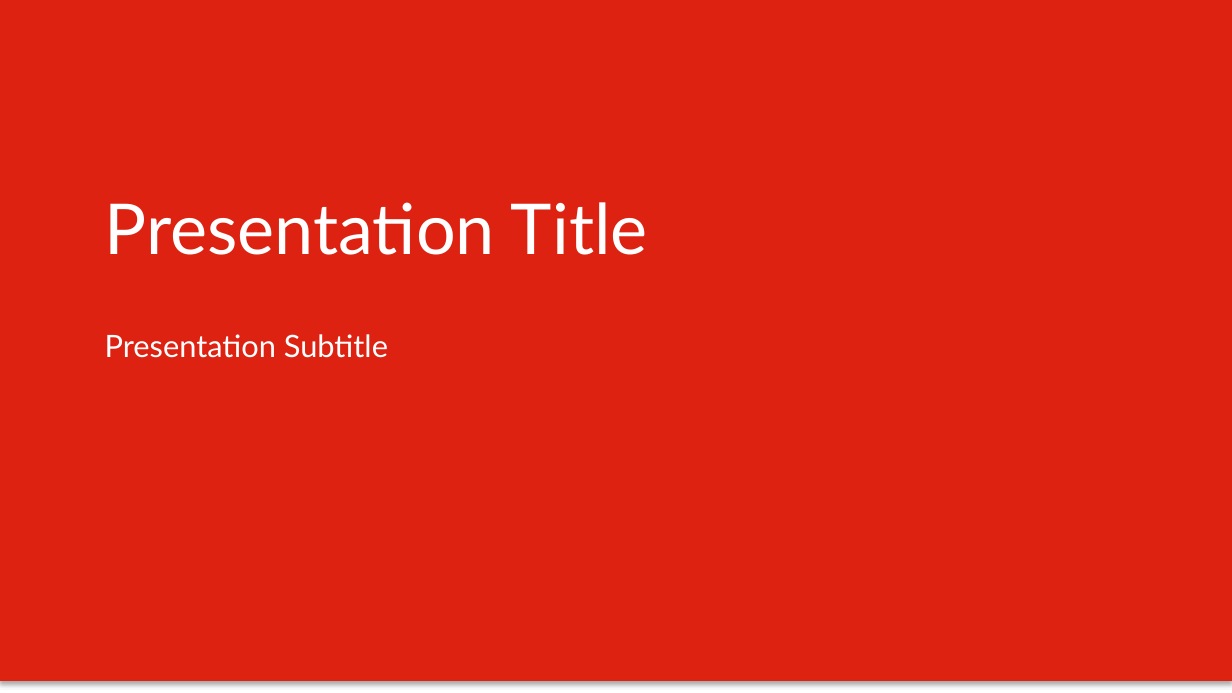
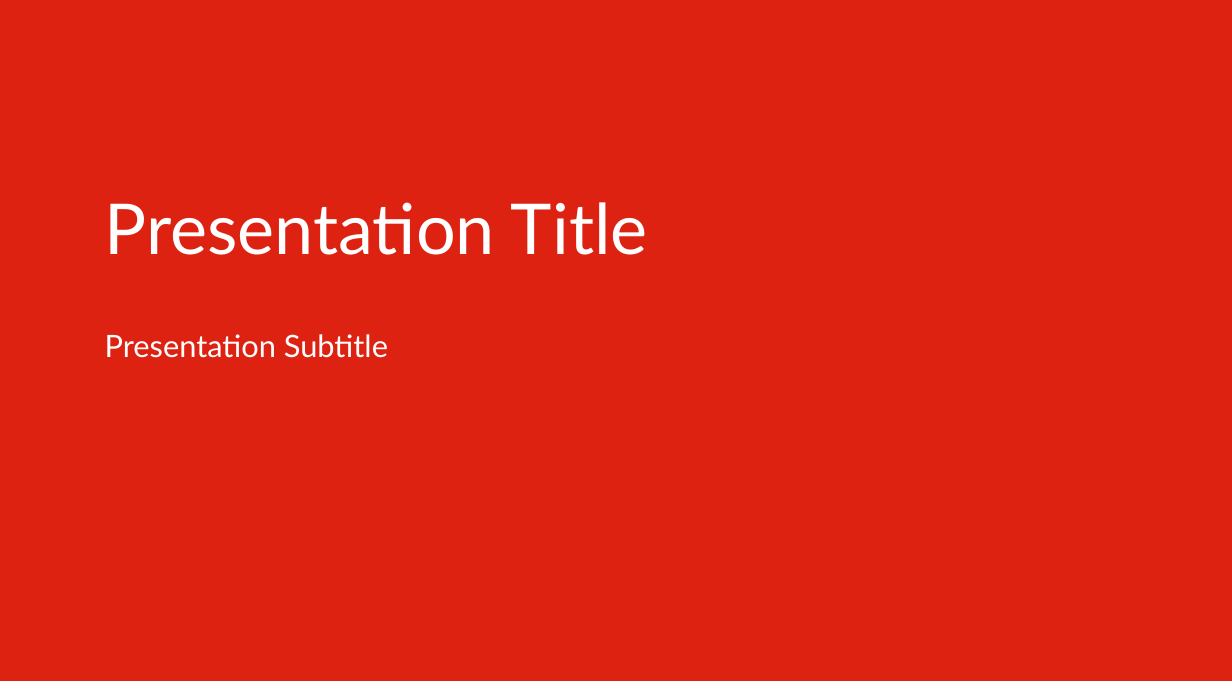
Before and after one commit to PetterHopp/NVIpretty, a slide deck: slide 1 of inst/PP_templates/VI_rod_u_logo_16_9.pptx. Drawn at 1232x693 pixels with LibreOffice and Linux fonts; fonts in the diff are those of the drawing; background and template pictures are left out. Boxes give left, top, right and bottom in pixels: in the first picture for what was removed or moved away, otherwise in the second. Text is boxed around its words. In the diff, an @@ line names an element or a change of style, - is before the commit and + after.

```diff
--- a/inst/PP_templates/VI_rod_u_logo_16_9.pptx
+++ b/inst/PP_templates/VI_rod_u_logo_16_9.pptx
@@ rectangle at <box>0,0,1232,680</box>: shadow off @@
```
Also in this commit, not shown: 3 other files.
